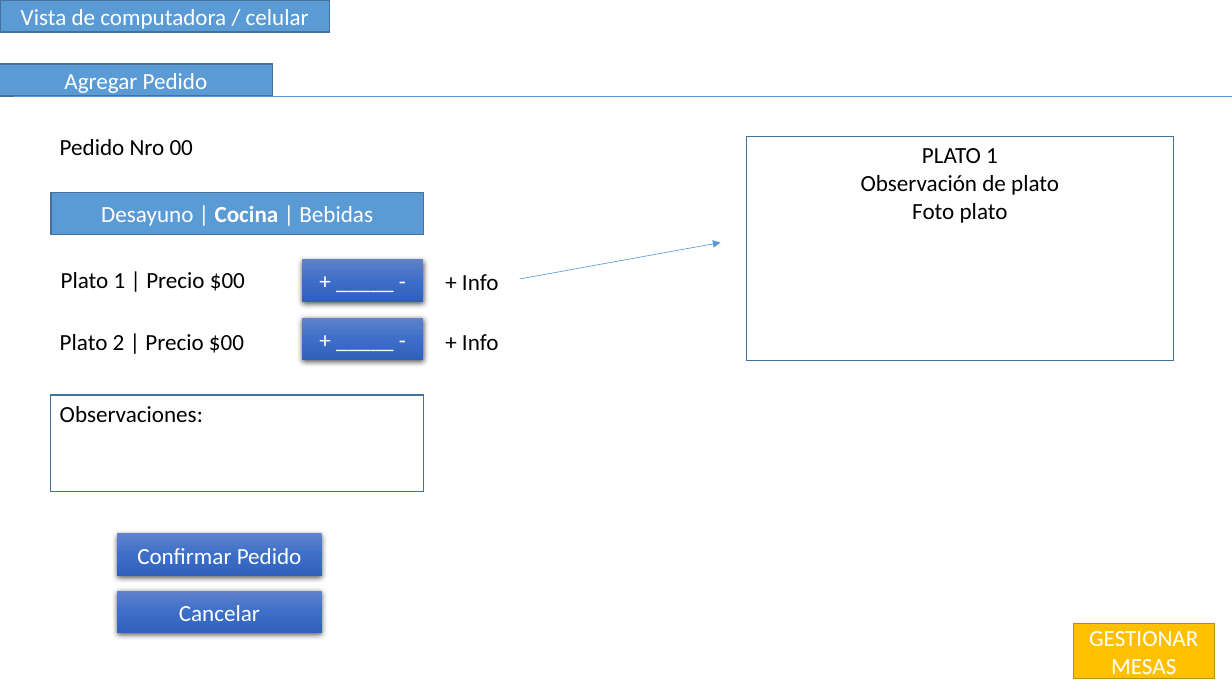
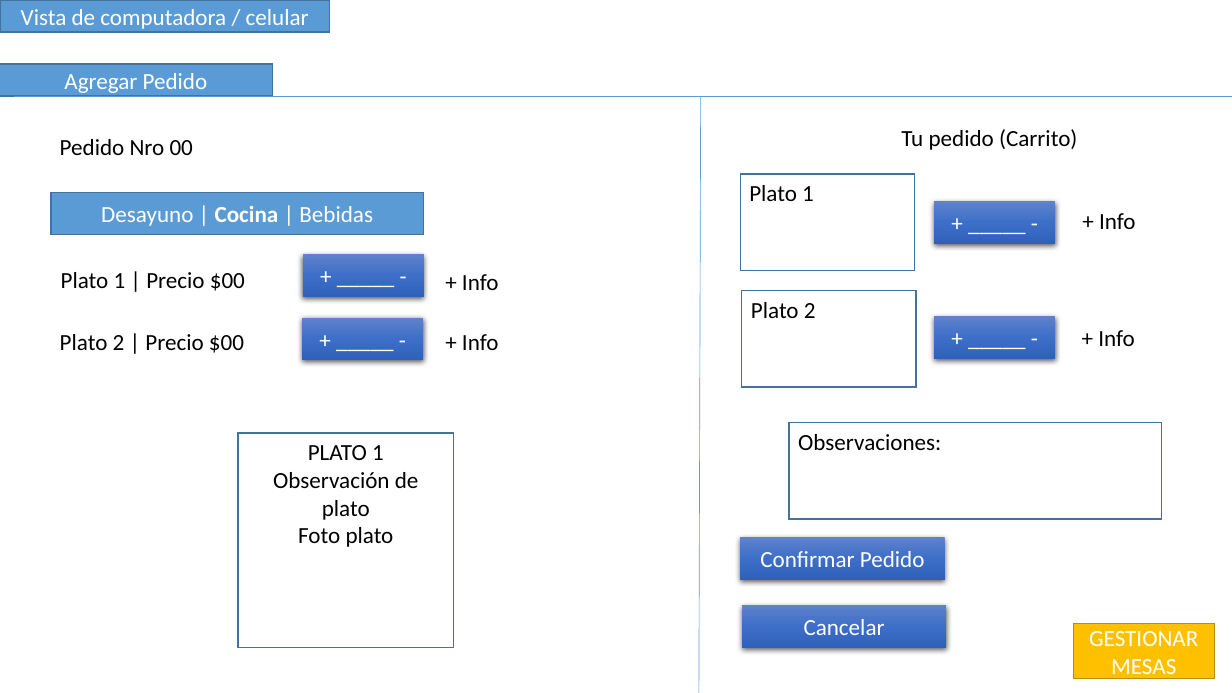
Before and after one commit to bosionicolas/proyecto-app, a slide deck: slide 4 of interfaz-vista/interfaz-1.pptx. Drawn at 1232x693 pixels with LibreOffice and Linux fonts; fonts in the diff are those of the drawing. Boxes give left, top, right and bottom in pixels: in the first picture for what was removed or moved away, otherwise in the second. Text is boxed around its words. In the diff, an @@ line names an element or a change of style, - is before the commit and + after.

```diff
--- a/interfaz-vista/interfaz-1.pptx
+++ b/interfaz-vista/interfaz-1.pptx
@@ line added from (701, 96) to (699, 693), #5B9BD5 0.5 pt @@
@@ text added at box(901, 129, 1077, 150), 18 pt, text #000000 @@
+Tu pedido (Carrito)
@@ rectangle added at box(740, 174, 914, 270), fill #FFFFFF, outline #43739E 1 pt, 18 pt, text #000000 @@
+Plato 1
@@ rectangle added at box(934, 201, 1055, 244), fill gradient #6183CB to #3E70CA to #3062BB, 18 pt, text #FFFFFF @@
++ _____ -
@@ text added at box(1099, 213, 1136, 229), 18 pt, text #000000 @@
++ Info
@@ rectangle "+ _____ -": place and size @@
-rectangle "+ _____ -" at box(302, 259, 423, 301)
+rectangle "+ _____ -" at box(303, 254, 424, 297)
@@ arrow removed from (519, 279) to (721, 242) @@
@@ rectangle added at box(742, 291, 916, 387), fill #FFFFFF, outline #43739E 1 pt, 18 pt, text #000000 @@
+Plato 2
@@ rectangle added at box(934, 316, 1055, 359), fill gradient #6183CB to #3E70CA to #3062BB, 18 pt, text #FFFFFF @@
++ _____ -
@@ text added at box(1098, 330, 1135, 346), 18 pt, text #000000 @@
++ Info
@@ rectangle "PLATO 1": place and size @@
-rectangle "PLATO 1" at box(747, 137, 1174, 360)
+rectangle "PLATO 1" at box(238, 433, 454, 648)
@@ rectangle "Observaciones:": place and size @@
-rectangle "Observaciones:" at box(51, 395, 423, 491)
+rectangle "Observaciones:" at box(789, 422, 1162, 518)
@@ rectangle "Confirmar Pedido": place and size @@
-rectangle "Confirmar Pedido" at box(117, 533, 322, 576)
+rectangle "Confirmar Pedido" at box(740, 537, 945, 579)
@@ rectangle "Cancelar": place and size @@
-rectangle "Cancelar" at box(117, 591, 322, 633)
+rectangle "Cancelar" at box(742, 605, 946, 648)
```
Also in this commit, not shown: 1 other slide changed, 4 other files.
